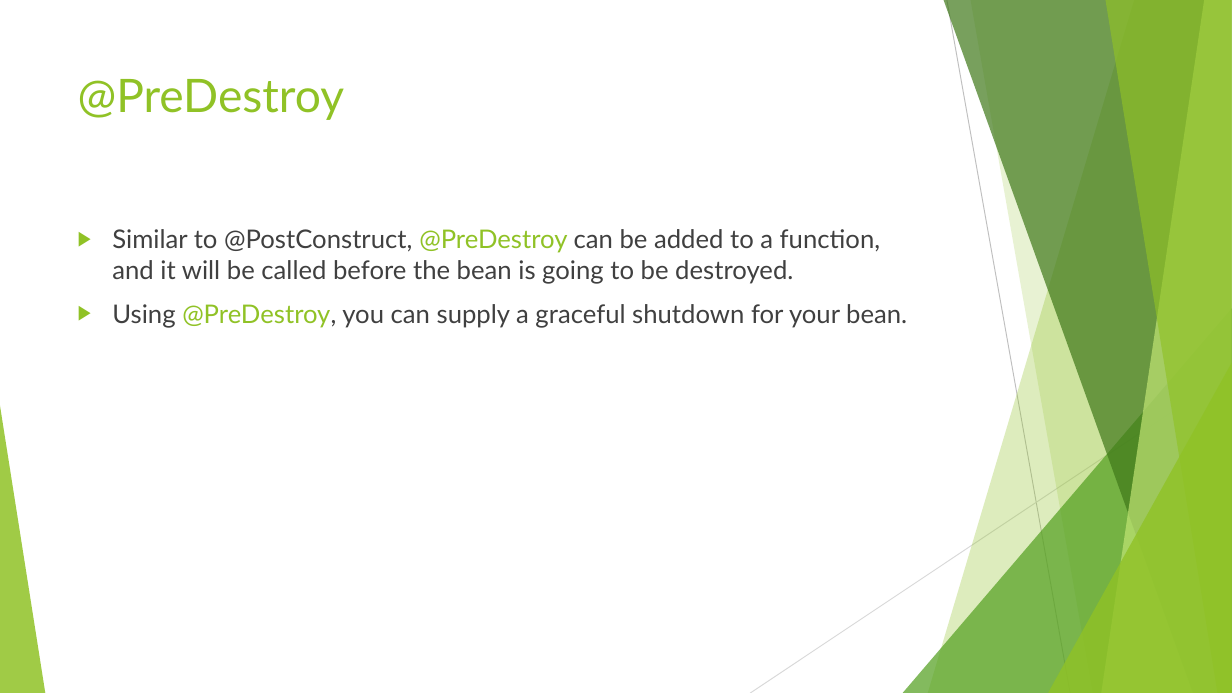
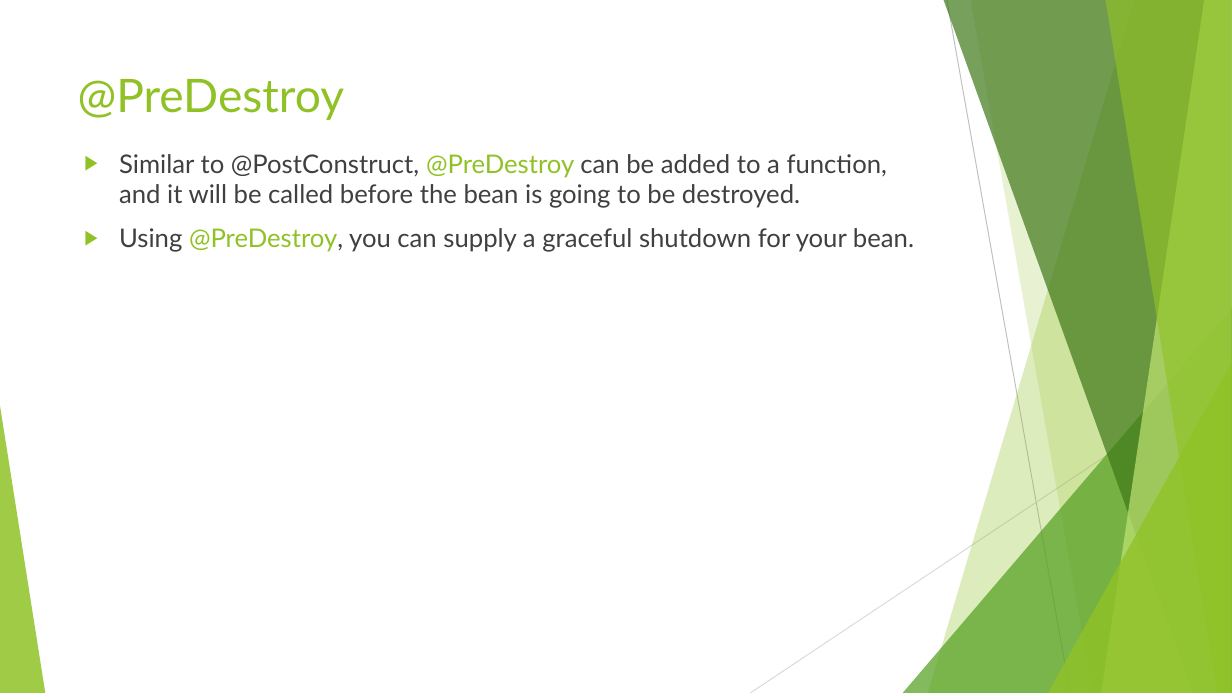
Before and after one commit to idanshal/sb-todo-app-tdp, a slide deck: slide 45 of course_data/presentations/practical_spring_boot_for_tdp_02.pptx (slide 59 before the commit). Drawn at 1232x693 pixels with LibreOffice and Linux fonts; fonts in the diff are those of the drawing. Boxes give left, top, right and bottom in pixels: in the first picture for what was removed or moved away, otherwise in the second. Text is boxed around its words. In the diff, an @@ line names an element or a change of style, - is before the commit and + after.

```diff
--- a/course_data/presentations/practical_spring_boot_for_tdp_02.pptx
+++ b/course_data/presentations/practical_spring_boot_for_tdp_02.pptx
@@ text "Similar to @PostConstruct, @PreDestroy can ...": place and size @@
-text "Similar to @PostConstruct, @PreDestroy can ..." at bbox=[112, 229, 907, 328]
+text "Similar to @PostConstruct, @PreDestroy can ..." at bbox=[119, 154, 914, 252]
```
Also in this commit, not shown: 6 other slides changed, 14 slides removed, 2 other files.
